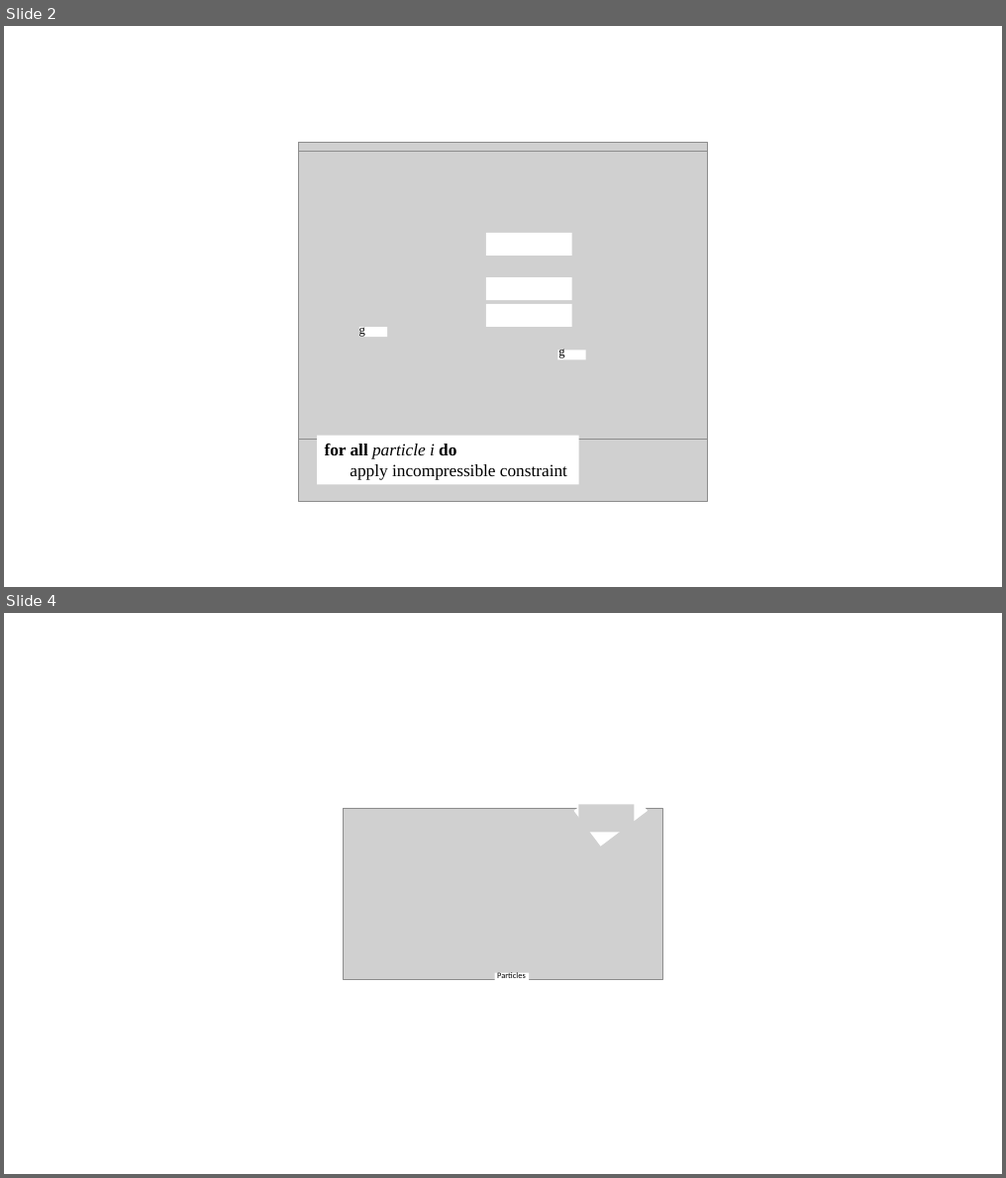
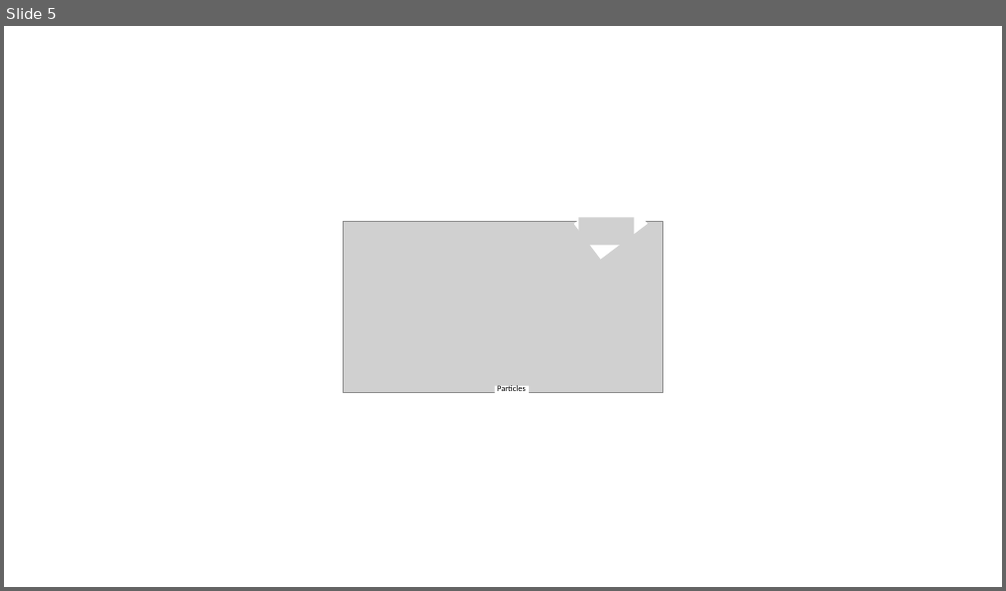
Before and after one commit to naeioi/PBF-CUDA, a slide deck: paper/figures.pptx. Shown one above the other, each under a label of ours: slides 2 and 4 before the commit, slide 5 after it; the slides between them are not shown. The pictures are 1006x1178 and 1006x591 pixels, drawn with LibreOffice and Linux fonts; fonts in the diff are those of the drawing; grey boxes stand for pictures. Boxes give left, top, right and bottom in pixels: in the first picture for what was removed or moved away, otherwise in the second. Text is boxed around its words. In the diff, an @@ line names an element or a change of style, - is before the commit and + after.

```diff
--- a/paper/figures.pptx
+++ b/paper/figures.pptx
@@ slide 2 removed at [4, 26, 1002, 587], background #FFFFFF @@
@@ picture removed at [299, 143, 708, 233] @@
@@ picture removed at [299, 151, 708, 439] @@
@@ picture removed at [299, 195, 708, 502] @@
@@ rectangle removed at [486, 233, 572, 256] @@
@@ rectangle removed at [486, 277, 572, 301] @@
@@ rectangle removed at [486, 304, 572, 328] @@
@@ rectangle removed at [359, 327, 388, 337] @@
@@ text removed at [359, 327, 365, 337] @@
-g
@@ rectangle removed at [558, 350, 586, 360] @@
@@ text removed at [558, 349, 564, 360] @@
-g
@@ rectangle removed at [317, 436, 579, 485] @@
-for all particle i do
-apply incompressible constraint
@@ what was slide 4 is now slide 5 @@
```
Also in this commit, not shown: 2 slides added, 1 other file.
